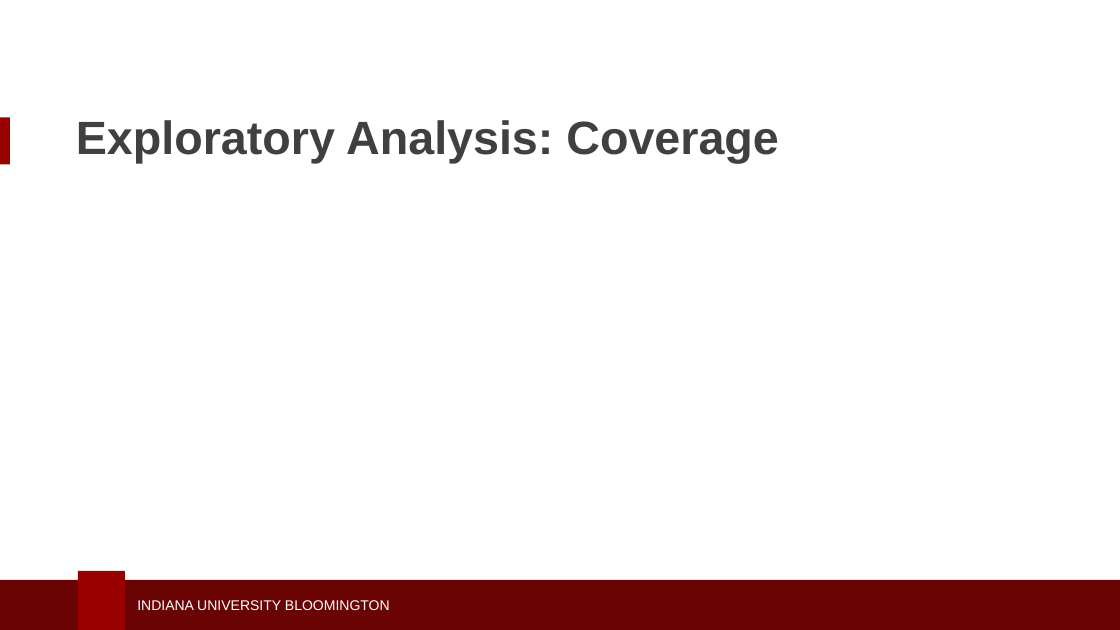
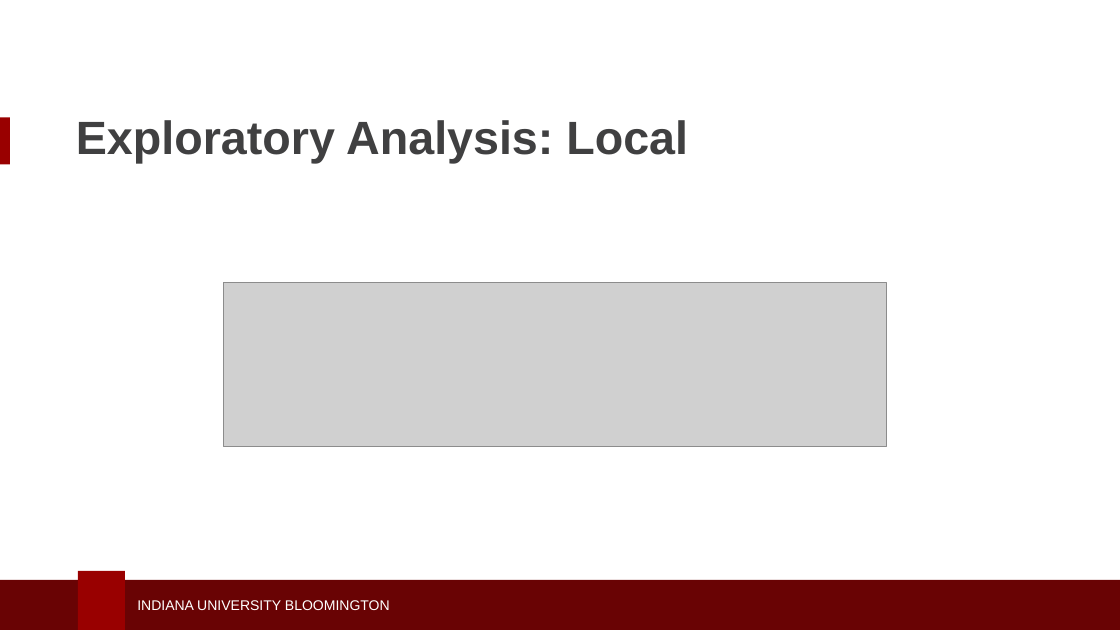
Before and after one commit to seashiva94/data_viz_project, a slide deck: slide 21 of dviz_ppt.pptx. Drawn at 1120x630 pixels with LibreOffice and Linux fonts; fonts in the diff are those of the drawing; grey boxes stand for pictures; background and template pictures are left out. Boxes give left, top, right and bottom in pixels: in the first picture for what was removed or moved away, otherwise in the second. Text is boxed around its words. In the diff, an @@ line names an element or a change of style, - is before the commit and + after.

```diff
--- a/dviz_ppt.pptx
+++ b/dviz_ppt.pptx
@@ text at <box>76,120,688,163</box>: text changed @@
-Exploratory Analysis: Coverage
+Exploratory Analysis: Local
@@ picture added at <box>224,282,887,447</box> @@
```
Also in this commit, not shown: 11 other slides changed, 7 slides added, 6 slides removed.
